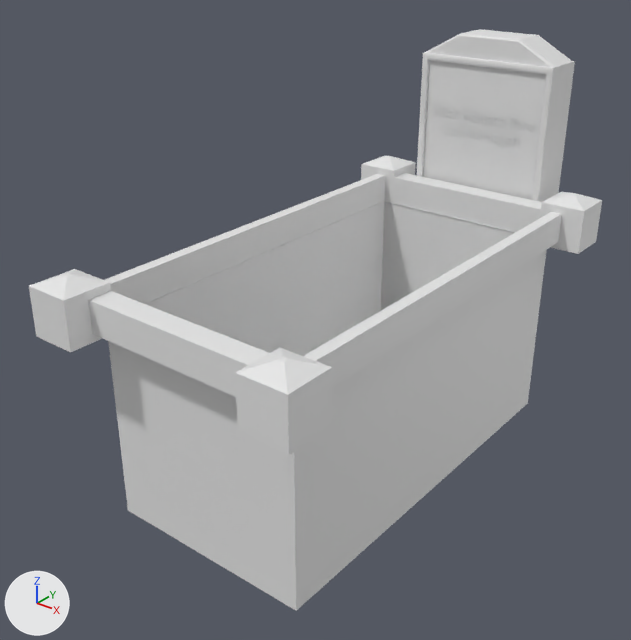
One commit to the glTF model Code/Hutmann/Assets/Models/grab_fixed.glb: the scene before it, then after it.
Rendered twice from a 50 mm camera at (5.89, -8.05, 4.02) aimed at (-0.28, -0.34, -0.76). The lights are fixed; the arrows at lower left show +X, +Y and +Z. The first picture is the older version. Materials are left out; every surface is plain grey. Where no turn or scale is listed for an object, it has been applied to the vertices.
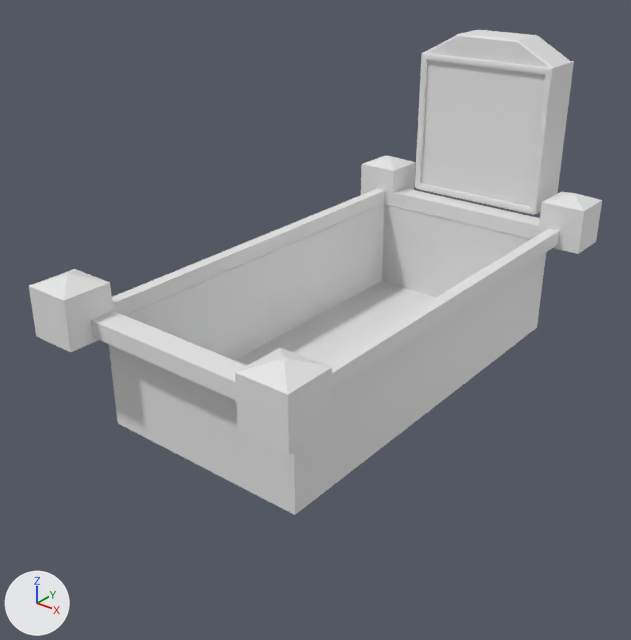
The change in detail:
Object 'Cube' (ob_cube) moves from (0.0, 0.0, 0.0) to (0.0, 0.0, -0.14).
Object 'Cube' (ob_cube) is rescaled from (1.0, 1.0, 1.0) to (1.0, 1.0, 0.5).
Object 'Cube.005' (ob_cube_005) moves from (0.0, 0.0, 0.0) to (0.0, -0.04, 0.0).

Changed parts and their boxes [x1, y1, x2, y2] in the pictures (631 x 640 px):
'Cube', moved, rescaled (25% shorter): before [88, 173, 562, 611]; after [91, 188, 560, 515]
'Cube.005', moved: before [417, 29, 575, 202]; after [415, 30, 574, 215]
